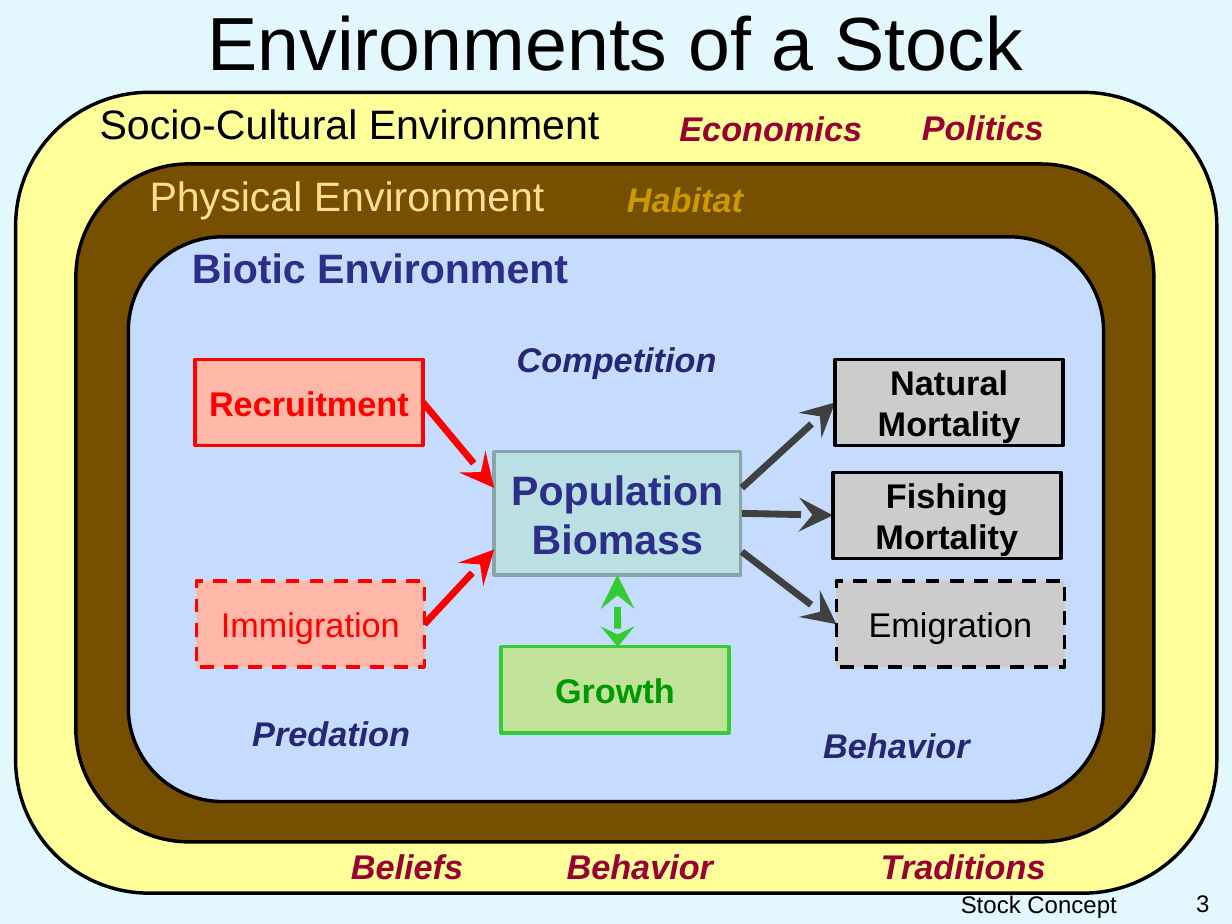
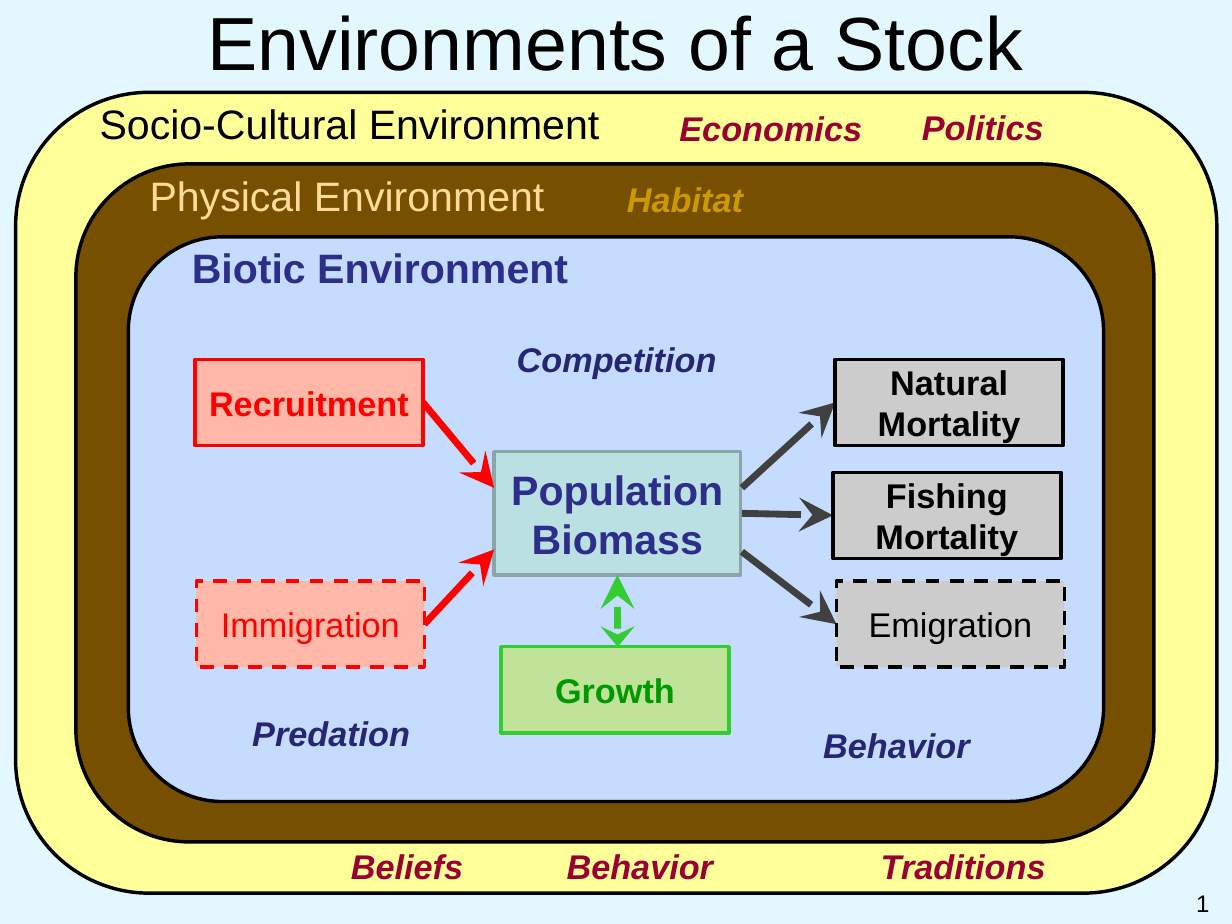
Before and after one commit to droglenc/NCNRS349, a slide deck: slide 1 of modules/PPT/CourseIntro.pptx (slide 3 before the commit). Drawn at 1232x924 pixels with LibreOffice and Linux fonts; fonts in the diff are those of the drawing; background and template pictures are left out. Boxes give left, top, right and bottom in pixels: in the first picture for what was removed or moved away, otherwise in the second. Text is boxed around its words. In the diff, an @@ line names an element or a change of style, - is before the commit and + after.

```diff
--- a/modules/PPT/CourseIntro.pptx
+++ b/modules/PPT/CourseIntro.pptx
@@ text removed at <box>961,893,1116,918</box> @@
-Stock Concept
@@ page number at <box>1196,895,1209,912</box>: text changed @@
-3
+1
```
Also in this commit, not shown: 5 slides removed, 1 other file.
